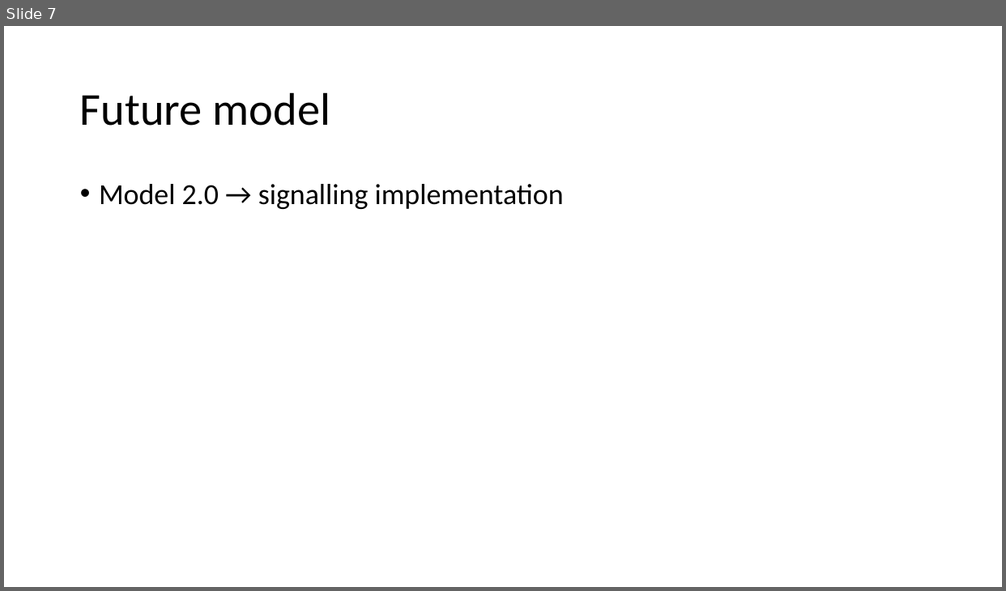
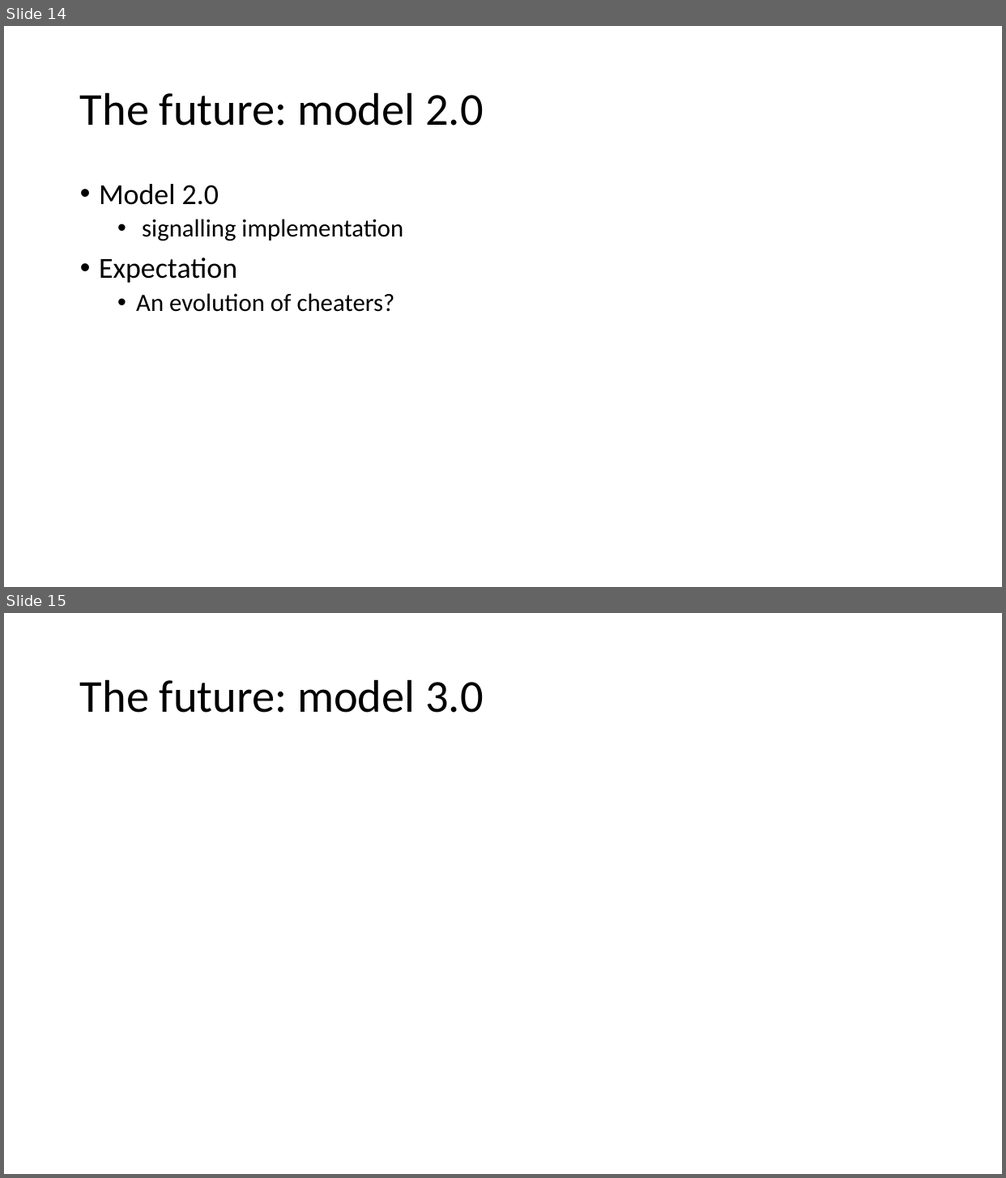
Before and after one commit to J-Damhuis/Cooperation, a slide deck: Presentations/Presentation_17-12-2018.pptx. Shown one above the other, each under a label of ours: slide 7 before the commit, slides 14 and 15 after it. The pictures are 1006x591 and 1006x1178 pixels, drawn with LibreOffice and Linux fonts; fonts in the diff are those of the drawing; grey boxes stand for pictures. Boxes give left, top, right and bottom in pixels: in the first picture for what was removed or moved away, otherwise in the second. Text is boxed around its words. In the diff, an @@ line names an element or a change of style, - is before the commit and + after.

```diff
--- a/Presentations/Presentation_17-12-2018.pptx
+++ b/Presentations/Presentation_17-12-2018.pptx
@@ slide 15 added at bbox=[4, 613, 1002, 1174], background #FFFFFF @@
@@ title added at bbox=[80, 679, 483, 713], 44 pt, text #000000 @@
+The future: model 3.0
@@ what was slide 7 is now slide 14 @@
@@ slide 14 changed as well @@
@@ title at bbox=[80, 92, 483, 126]: text changed @@
-Future model
+The future: model 2.0
@@ text at bbox=[99, 184, 403, 312]: text changed; size 28 to 24 pt @@
-• Model 2.0 → signalling implementation
+• Model 2.0
+  • signalling implementation
+• Expectation
+  • An evolution of cheaters?
```
Also in this commit, not shown: 5 other slides changed, 9 other slides added, 2 slides removed, 1 other file.
